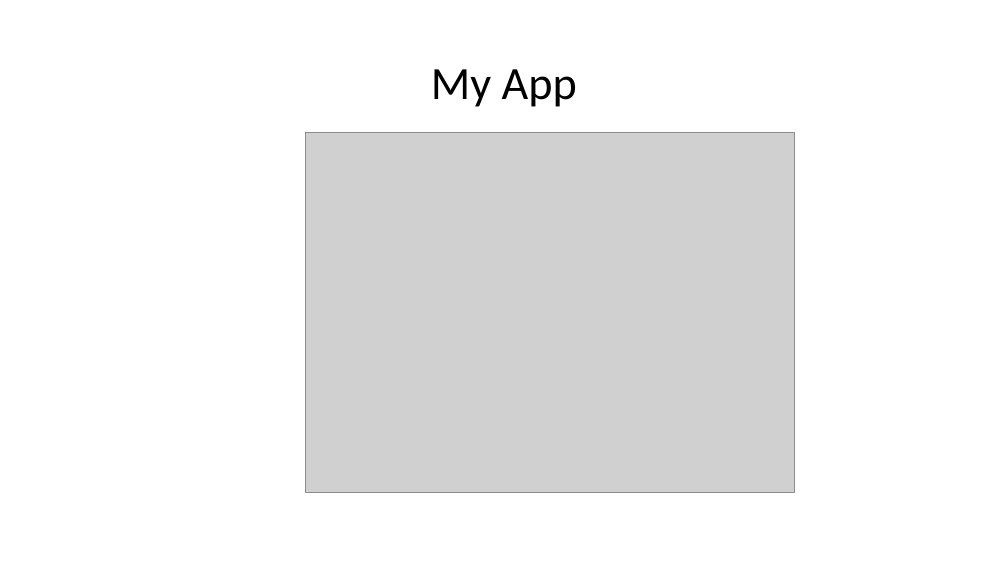
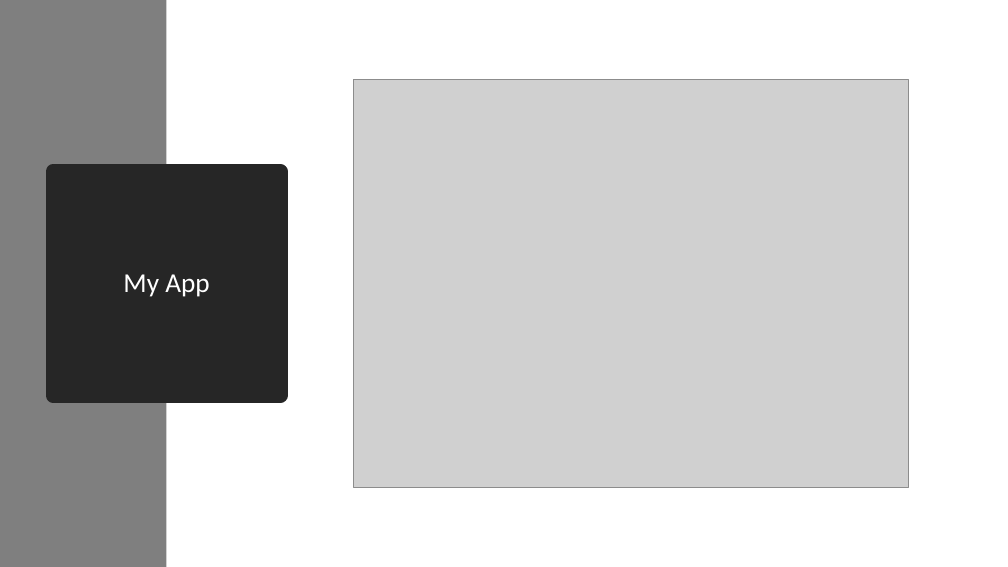
Before and after one commit to MateiMitran/MermaidParseAPI, a slide deck: slide 2 of docs/MermaidJS Plugin.pptx. Drawn at 1008x567 pixels with LibreOffice and Linux fonts; fonts in the diff are those of the drawing; grey boxes stand for pictures. Boxes give left, top, right and bottom in pixels: in the first picture for what was removed or moved away, otherwise in the second. Text is boxed around its words. In the diff, an @@ line names an element or a change of style, - is before the commit and + after.

```diff
--- a/docs/MermaidJS Plugin.pptx
+++ b/docs/MermaidJS Plugin.pptx
@@ rectangle added at box(0, 0, 166, 567), fill #7F7F7F @@
@@ picture: place and size @@
-picture at box(306, 133, 796, 493)
+picture at box(354, 79, 909, 487)
@@ title "My App": place and size @@
-title "My App" at box(431, 69, 577, 107)
+title "My App" at box(53, 172, 281, 395)
@@ title "My App" at box(53, 172, 281, 395): size 44 to 26 pt, text colour #000000 to #FFFFFF; fill none to #262626; outline none to #262626 13.75 pt @@
```
Also in this commit, not shown: 2 other slides changed, 3 slides removed, 7 other files.
